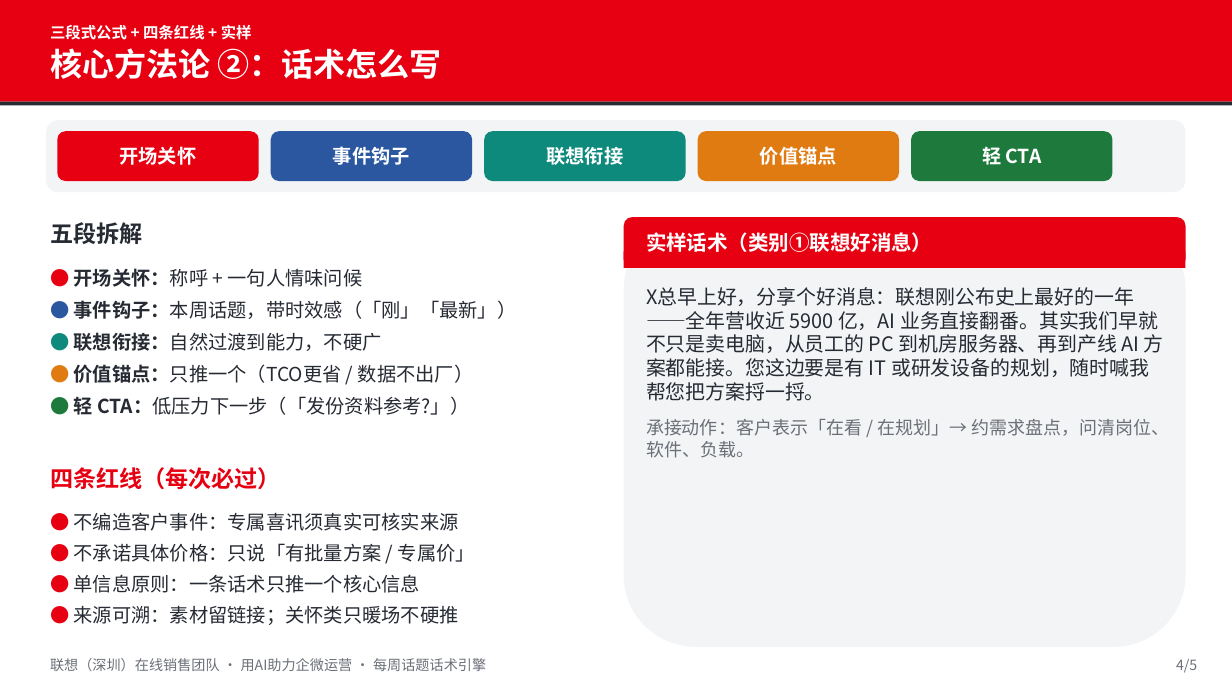
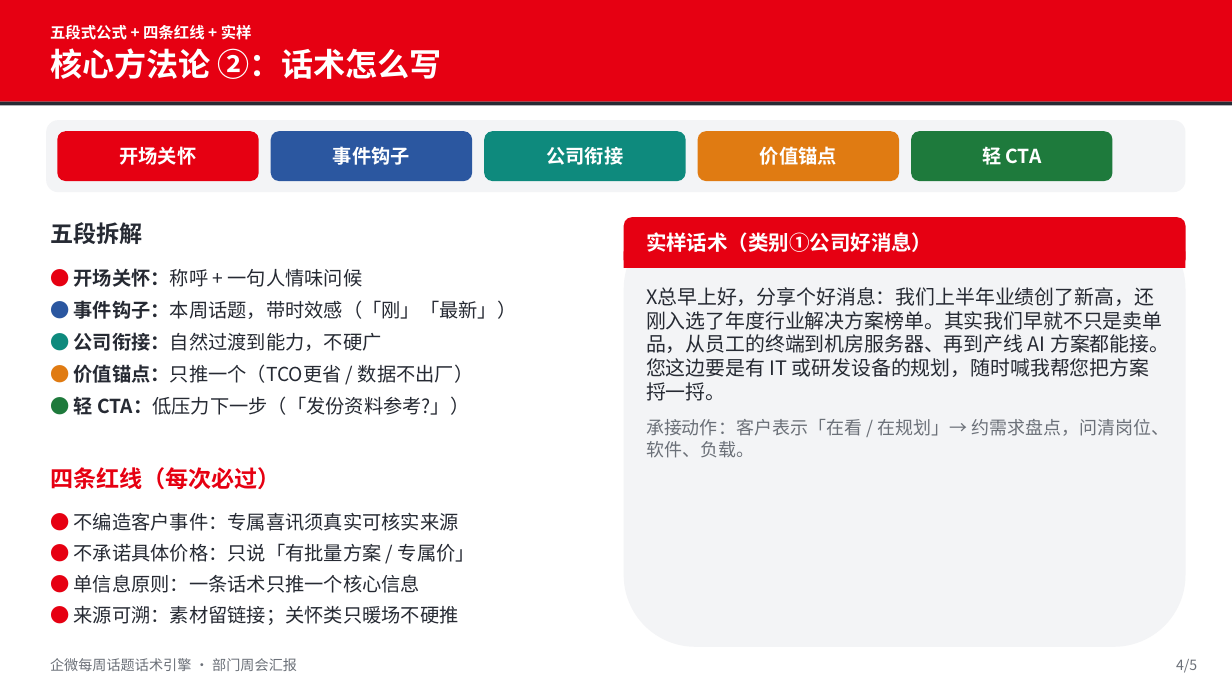
Before and after one commit to yhllynn2-create/yhllynn-ai-portfolio, a slide deck: slide 4 of 销售企微运营/示例/企微话题引擎_周会汇报.pptx. Drawn at 1232x693 pixels with LibreOffice and Linux fonts; fonts in the diff are those of the drawing. Boxes give left, top, right and bottom in pixels: in the first picture for what was removed or moved away, otherwise in the second. Text is boxed around its words. In the diff, an @@ line names an element or a change of style, - is before the commit and + after.

Commit message:
refactor(销售企微运营): 全面去联想化，改为通用版适用于任意行业企微运营
- SKILL 改名 wecom-weekly-topics，去品牌/产品(ThinkPad/ThinkStation/TruScale/问天/昭阳)
- 话术库/输出模板/话题历史去联想衔接点，改为'公司衔接点'通用框架
- 示例话题包与落地方案改为制造业 B2B 通用示例(脱敏,去联想URL)
- 子项目README部署命令改为 wecom-weekly-topics
- 重新生成通用版 PPT(脚本 scripts/build_ppt.py)
- 每日拓客(如联想)示例表述匿名化;根README/LICENSE 去联想×深圳表述
- 注：本地 ~/.workbuddy/skills/lenovo-wecom-weekly-topics 联想专属skill 不受影响

```diff
--- a/销售企微运营/示例/企微话题引擎_周会汇报.pptx
+++ b/销售企微运营/示例/企微话题引擎_周会汇报.pptx
@@ text at (50,25,252,40): text changed @@
-三段式公式 + 四条红线 + 实样
+五段式公式 + 四条红线 + 实样
@@ text at (546,146,623,165): text changed @@
-联想衔接
+公司衔接
@@ text at (646,232,932,252): text changed @@
-实样话术（类别①联想好消息）
+实样话术（类别①公司好消息）
@@ text at (646,287,1169,401): text changed @@
-X总早上好，分享个好消息：联想刚公布史上最好的一年——全年营收近 5900 亿，AI 业务直接翻番。其实我们早就不只是卖电脑，从员工的 PC 到机房服务器、再到产线 AI 方案都能接。您这边要是有 IT 或研发设备的规划，随时喊我帮您把方案捋一捋。
+X总早上好，分享个好消息：我们上半年业绩创了新高，还刚入选了年度行业解决方案榜单。其实我们早就不只是卖单品，从员工的终端到机房服务器、再到产线 AI 方案都能接。您这边要是有 IT 或研发设备的规划，随时喊我帮您把方案捋一捋。
@@ text at (74,332,382,351): text changed @@
-● 联想衔接：自然过渡到能力，不硬广
+● 公司衔接：自然过渡到能力，不硬广
@@ text at (50,658,297,671): text changed @@
-联想（深圳）在线销售团队 · 用AI助力企微运营 · 每周话题话术引擎
+企微每周话题话术引擎 · 部门周会汇报
```
Also in this commit, not shown: 4 other slides changed, 13 other files.
